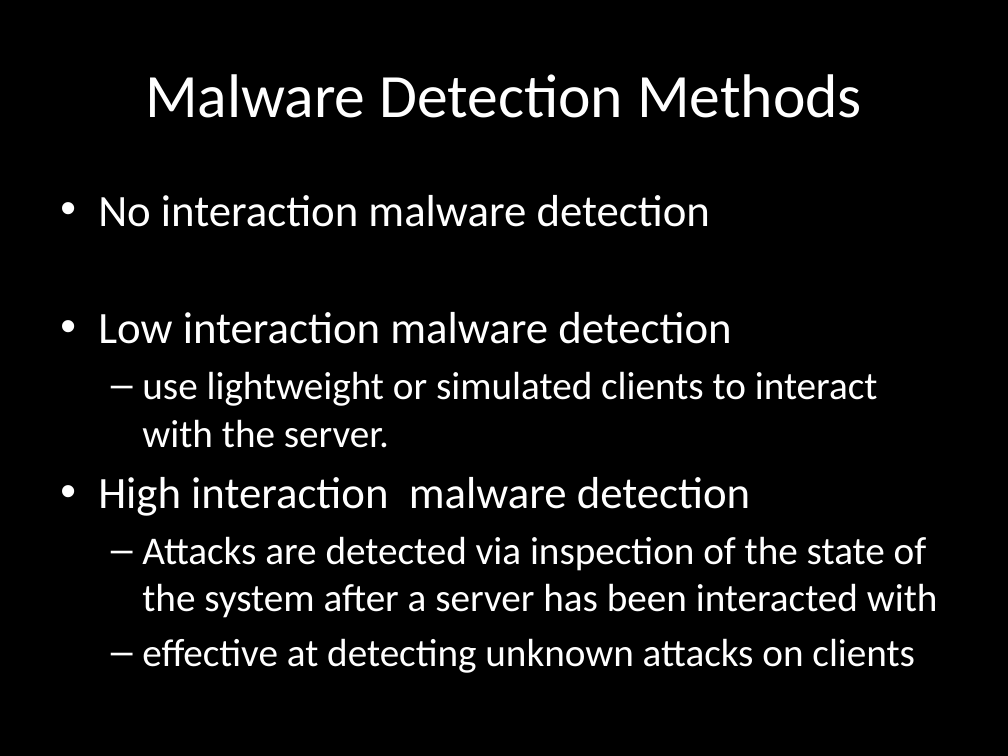
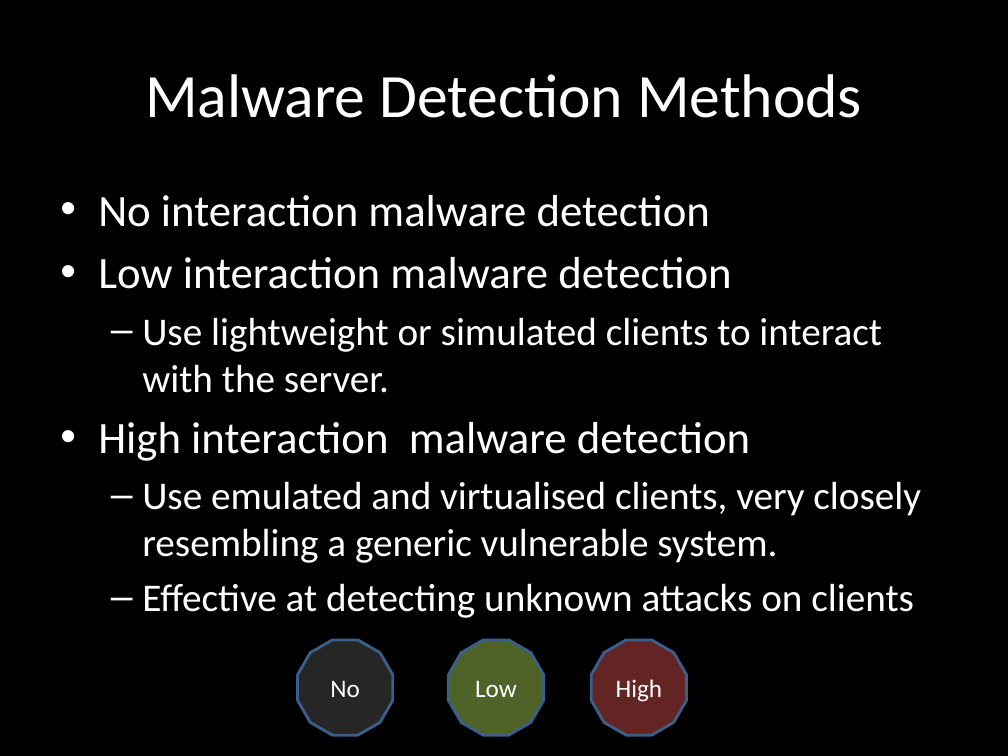
Before and after one commit to chrissorchard/malucrawl, a slide deck: slide 5 of doc/pres2/wk8-progress.pptx. Drawn at 1008x756 pixels with LibreOffice and Linux fonts; fonts in the diff are those of the drawing; background and template pictures are left out. Boxes give left, top, right and bottom in pixels: in the first picture for what was removed or moved away, otherwise in the second. Text is boxed around its words. In the diff, an @@ line names an element or a change of style, - is before the commit and + after.

```diff
--- a/doc/pres2/wk8-progress.pptx
+++ b/doc/pres2/wk8-progress.pptx
@@ text at (x1=142, y1=317, x2=882, y2=393): text changed @@
-  – use lightweight or simulated clients to interact with the server.
+  – Use lightweight or simulated clients to interact with the server.
@@ text at (x1=142, y1=481, x2=921, y2=618): text changed @@
-  – Attacks are detected via inspection of the state of the system after a server has been interacted with
-  – effective at detecting unknown attacks on clients
+  – Use emulated and virtualised clients, very closely resembling a generic vulnerable system.
+  – Effective at detecting unknown attacks on clients
@@ dodecagon added at (x1=297, y1=640, x2=392, y2=735), fill #262626, outline #3A5F8C 2 pt, 18 pt, text #FFFFFF @@
+No
@@ dodecagon added at (x1=449, y1=640, x2=543, y2=735), fill #4F6228, outline #3A5F8C 2 pt, 18 pt, text #FFFFFF @@
+Low
@@ dodecagon added at (x1=592, y1=640, x2=686, y2=735), fill #632523, outline #3A5F8C 2 pt, 18 pt, text #FFFFFF @@
+High
```
Also in this commit, not shown: 11 other slides changed, 1 slide added.
